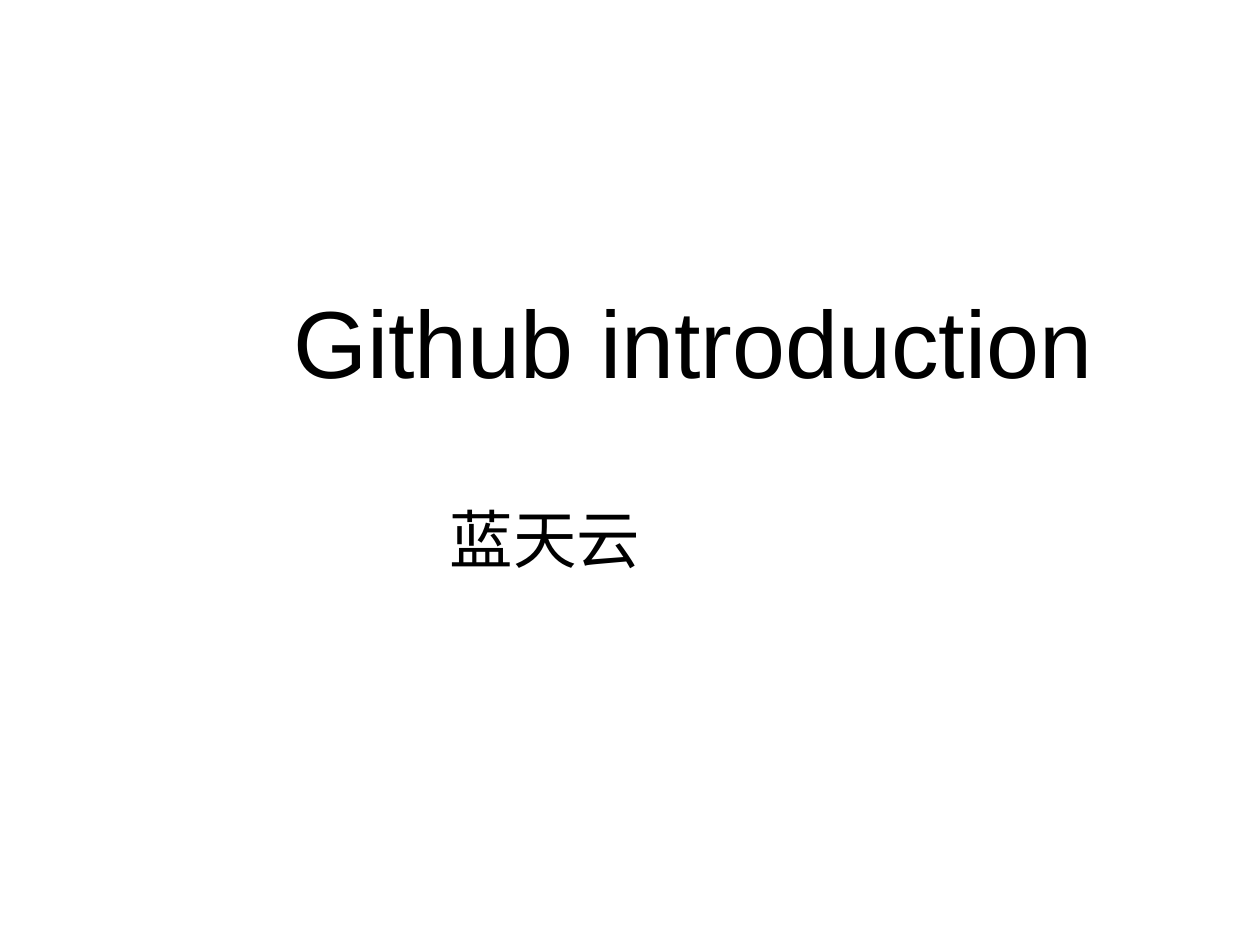
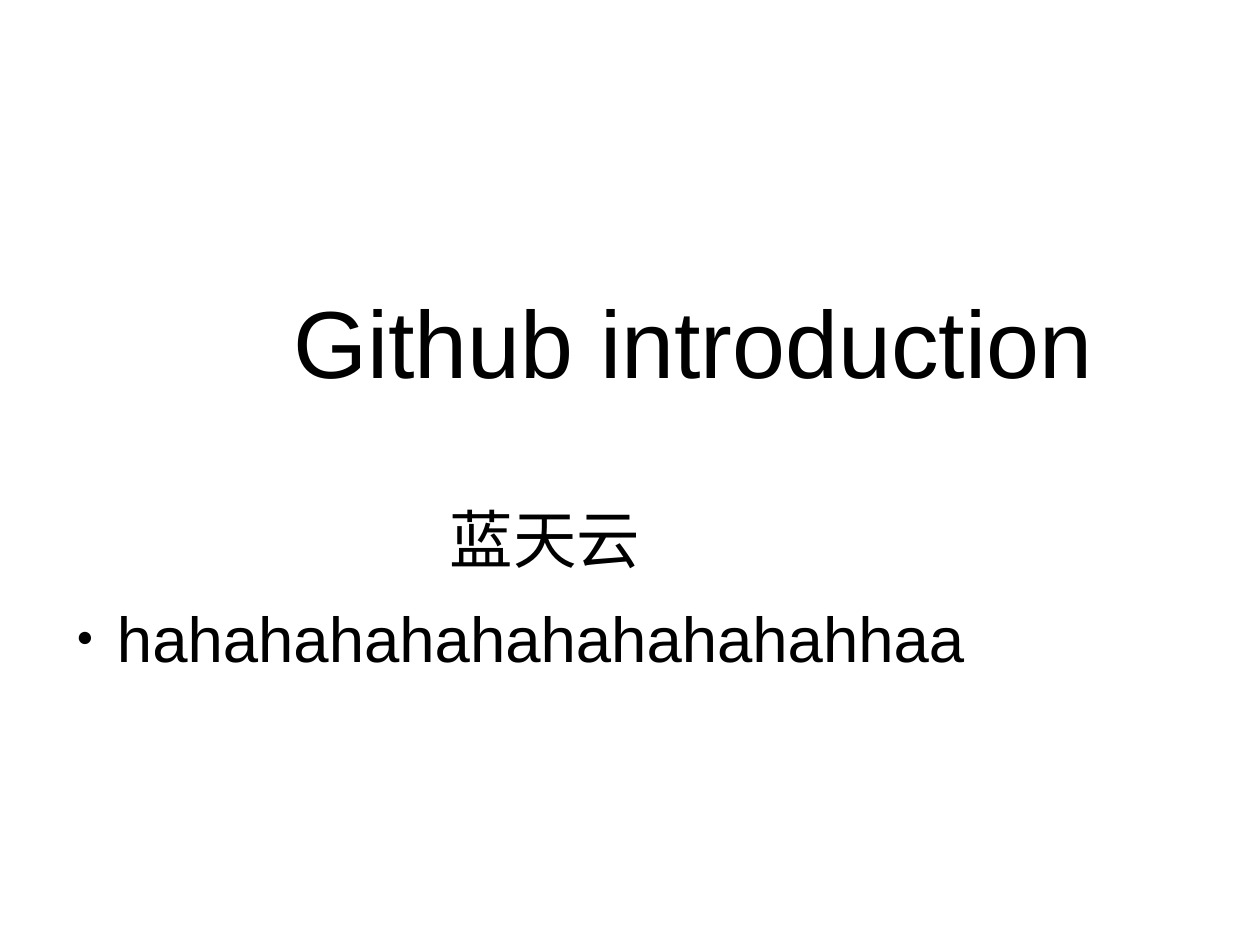
Before and after one commit to githubchild/second-try, a slide deck: slide 1 of git.odp. Drawn at 1260x945 pixels with LibreOffice and Linux fonts; fonts in the diff are those of the drawing. Boxes give left, top, right and bottom in pixels: in the first picture for what was removed or moved away, otherwise in the second. Text is boxed around its words. In the diff, an @@ line names an element or a change of style, - is before the commit and + after.

Commit message:
haha

```diff
--- a/git.odp
+++ b/git.odp
@@ text at (117, 616, 964, 663): paragraph added @@
+● hahahahahahahahahahahhaa
```
